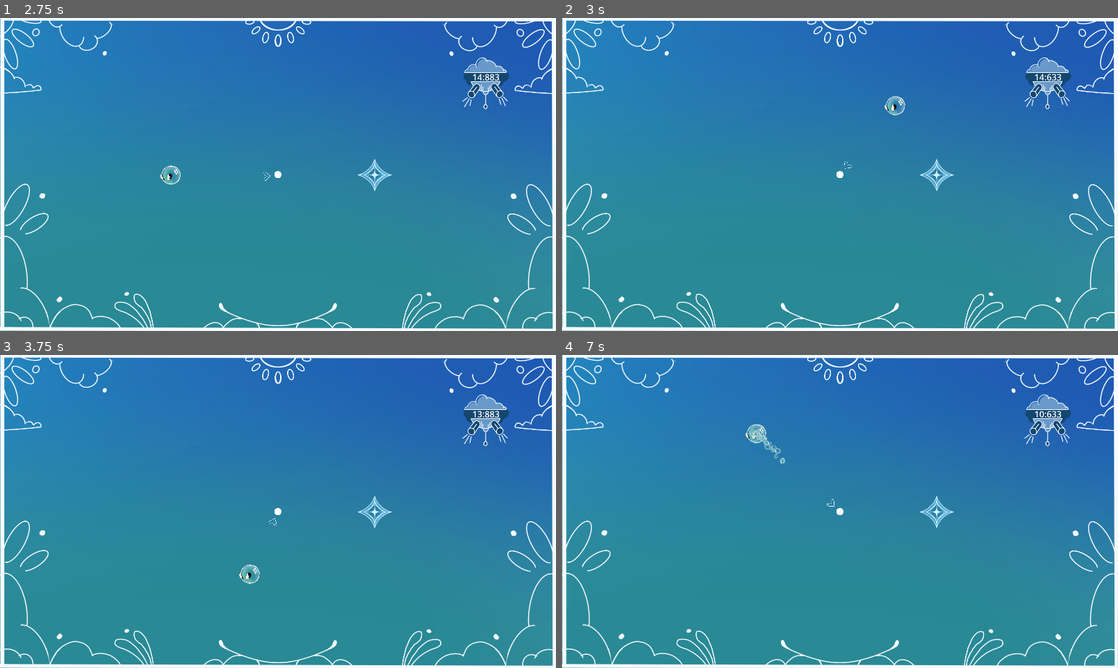
Above: before the commit, frames 1-4 (two rows, left to right).
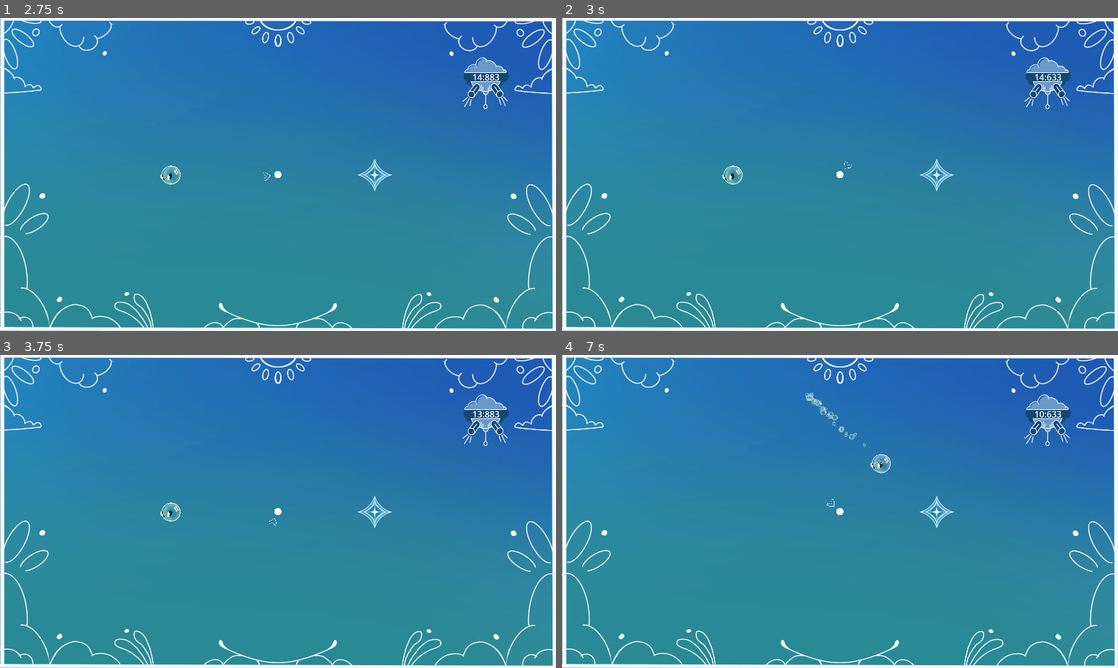
Above: after the commit, the same moments.

Repository: davifarhi/GGJ25-CrashSim-Untitled
Game: Godot game, scene res://scenes/levels/hello.tscn
Two runs of this game, one before a commit and one after it. Both use one fixed random seed, a clock stepped at 60 frames per second and the inputs below.
Inputs (mouse positions are in pixels of both pictures, inside the frame that each line leads up to):
- Up to frame 1 (2.75 s): click (278, 174) at 0.5 s; move the mouse to (400, 158) at 1.27 s; hold Delete 1.28-2.03 s; move the mouse to (166, 190) at 2.02 s; click (166, 190) at 2.1 s; tap Delete at 2.3 s
- Up to frame 2 (3 s): move the mouse to (895, 105) at 2.77 s; hold Delete from 2.78 s (still down)
- Up to frame 3 (3.75 s): tap Enter at 3.5 s; move the mouse to (250, 574) at 3.52 s; release Delete at 3.53 s; tap Delete at 3.6 s
- Up to frame 4 (7 s): tap Space at 4.25 s; move the mouse to (1006, 558) at 4.27 s; hold Delete 4.28-5.03 s; click (1006, 558) at 4.35 s; move the mouse to (673, 464) at 5.02 s; tap Delete at 5.1, 6.8 s; move the mouse to (867, 511) at 5.77 s; hold Delete 5.78-6.53 s; move the mouse to (756, 433) at 6.52 s; click (756, 433) at 6.6 s

Frame 1 is identical in both runs. In frame 2, 0.3% of the frame differs, in the area x 28-62%, y 24-54%; in frame 3, 0.3%; in frame 4, 0.6%, in the area x 33-60%, y 12-38%.

Commit message:
Remove debug code

Diff:
--- a/ggj-crashsim-untilted/scenes/Boubou.gd
+++ b/ggj-crashsim-untilted/scenes/Boubou.gd
@@ -130,11 +130,6 @@
 	elif (ghost.is_visible_in_tree()):
 		ghost.hide()
 
-	# TODO: debug code, to remove :)
-	if Input.is_key_pressed(KEY_DELETE):
-		linear_velocity = Vector2(0, 0)
-		global_position = GetMousePosInWorld()
-
 
 func _physics_process(_delta: float) -> void:
 	if PopIt.is_active():
